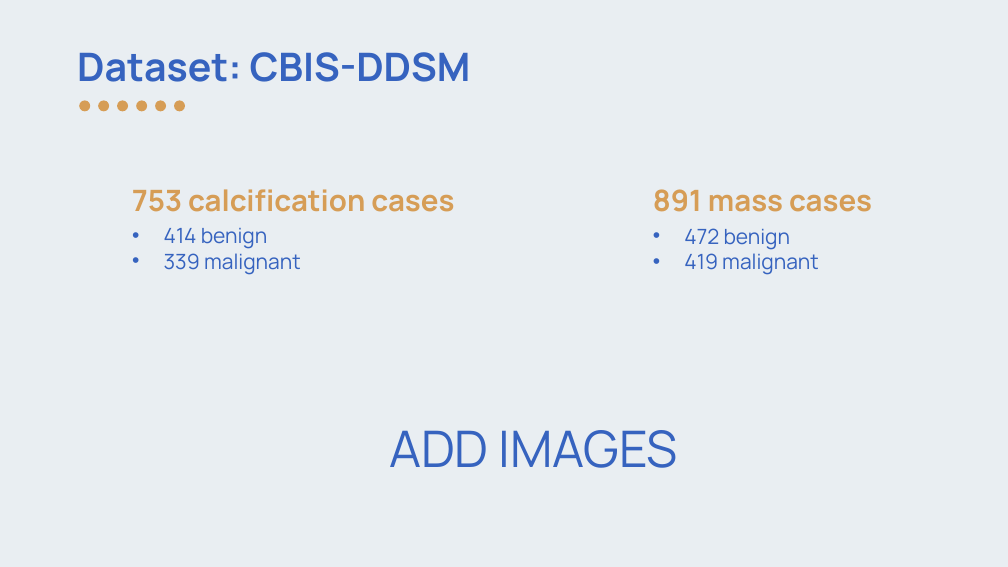
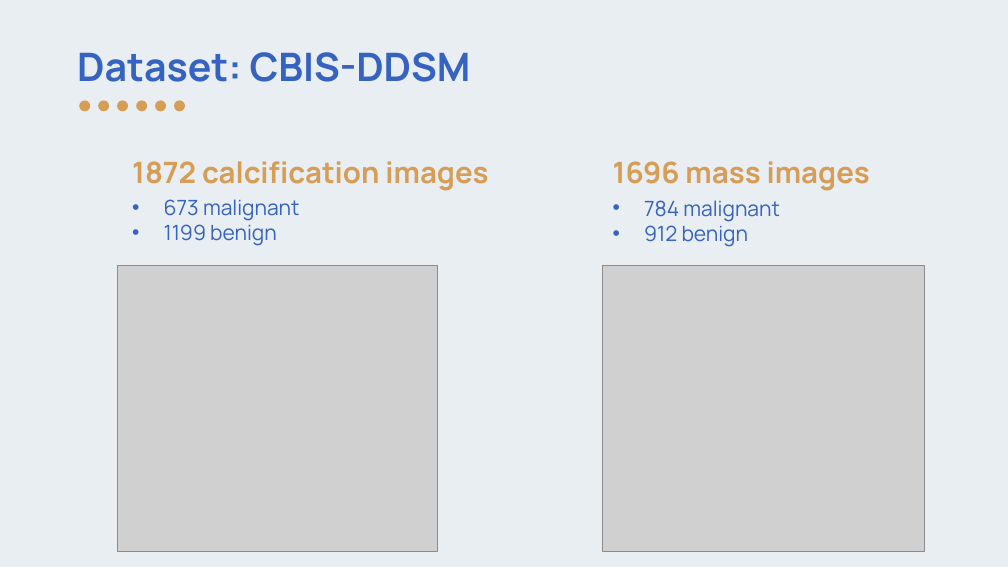
Before and after one commit to JessieMidgley/Seq-Bio-Project, a slide deck: slide 3 of Presentation_Template.pptx. Drawn at 1008x567 pixels with LibreOffice and Linux fonts; fonts in the diff are those of the drawing; grey boxes stand for pictures. Boxes give left, top, right and bottom in pixels: in the first picture for what was removed or moved away, otherwise in the second. Text is boxed around its words. In the diff, an @@ line names an element or a change of style, - is before the commit and + after.

Commit message:
update dataset slide

```diff
--- a/Presentation_Template.pptx
+++ b/Presentation_Template.pptx
@@ subtitle at <box>132,161,488,191</box>: text changed @@
-753 calcification cases
+1872 calcification images
@@ subtitle at <box>613,161,870,191</box>: text changed @@
-891 mass cases
+1696 mass images
@@ subtitle at <box>164,199,300,246</box>: text changed @@
-• 414 benign
-• 339 malignant
+• 673 malignant
+• 1199 benign
@@ text at <box>644,200,780,247</box>: text changed @@
-• 472 benign
-• 419 malignant
+• 784 malignant
+• 912 benign
@@ picture added at <box>117,266,437,551</box> @@
@@ picture added at <box>603,266,925,551</box> @@
@@ text removed at <box>389,430,678,468</box> @@
-ADD IMAGES
```
